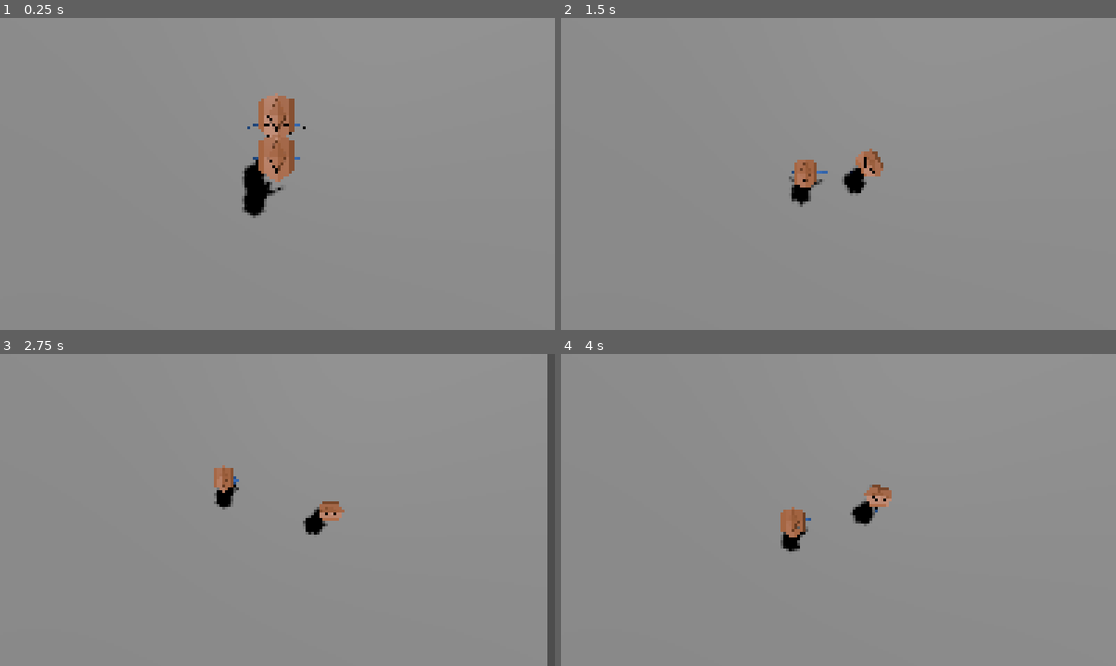
Above: before the commit, frames 1-4 (two rows, left to right).
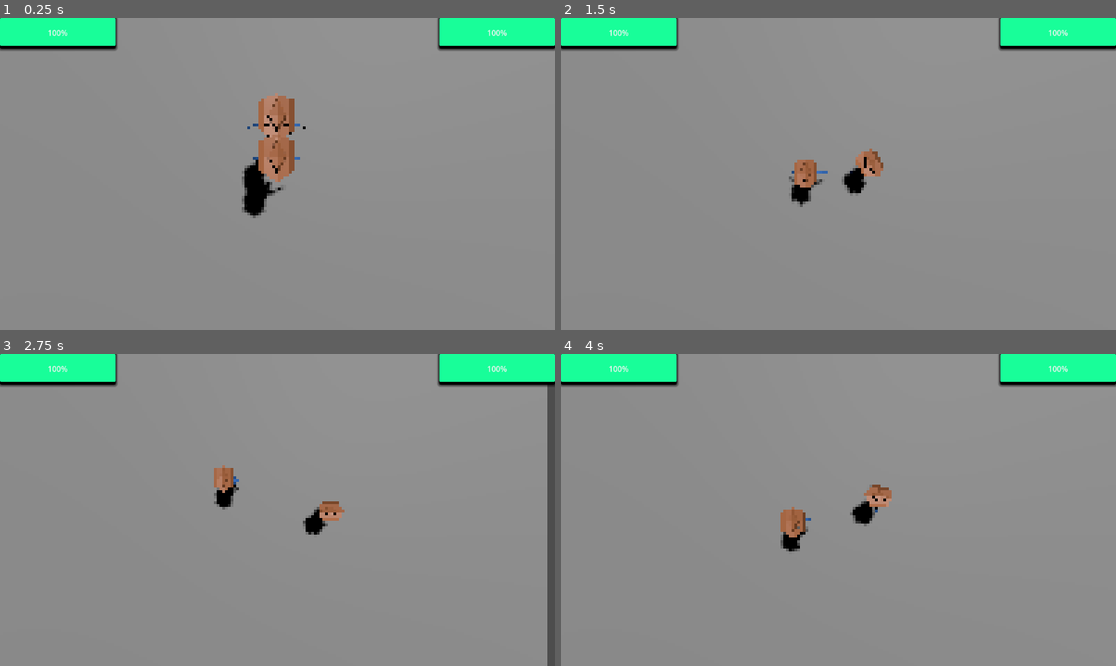
Above: after the commit, the same moments.

Repository: jalvarez2016/This-world-is-too-tiny-for-both-of-us
Game: Godot game, scene res://world test/world.tscn
The game is run twice, just before and just after one commit, with the same random seed, the same clock (stepped at 60 frames per second) and the same inputs.
Inputs (mouse positions are in pixels of both pictures, inside the frame that each line leads up to):
- Up to frame 1 (0.25 s): no input
- Up to frame 2 (1.5 s): tap Enter (ui_accept) at 0.5, 0.77 s; move the mouse to (960, 158) at 0.52 s; hold Right (ui_right_two) 0.53-1.28 s; hold F 0.53-1.28 s; click (960, 158) at 0.67 s; move the mouse to (727, 189) at 1.27 s; hold Down (ui_down_two) from 1.28 s (still down); tap Q at 1.35 s
- Up to frame 3 (2.75 s): tap Enter (ui_accept) at 1.52 s; move the mouse to (333, 441) at 2.02 s; release Down (ui_down_two) at 2.03 s; hold Right (ui_right_two) from 2.03 s (still down); tap Space at 2.1 s
- Up to frame 4 (4 s): move the mouse to (810, 572) at 2.77 s; release Right (ui_right_two) at 2.78 s; hold Up (ui_up_two) 2.78-3.53 s; tap F at 2.85 s; click (810, 572) at 2.92 s; tap Enter (ui_accept) at 3.02, 3.77 s; move the mouse to (1005, 556) at 3.52 s; hold Left (ui_left_two) from 3.53 s (still down); hold Q from 3.53 s (still down)

The runs differ from the first frame. In frame 1, 4.4% of the frame differs, in the area x 0-100%, y 0-11%; in frame 2, 4.4%; in frame 3, 4.4%; in frame 4, 4.4%.

Commit message:
added hp bars and updated ui when hit

Diff:
--- a/players/character_body_3d.gd
+++ b/players/character_body_3d.gd
@@ -9,13 +9,16 @@
 @onready var right_fist = $BasicDude/Armature/Skeleton3D/RightHand/Node3D2/Area3D
 @onready var hit_box =$HitBox
 @onready var state_machine = animation.get("parameters/playback")
+@export var gravity := 10.0
 
-@export var gravity := 10.0
+signal health_changed(new_health: int)
 
 var SPEED = 2.0
 var jump_force = 7
 var angular_acceleration := 5
 var health = 100
+var max_health = 100
+
 var current_status = "Idle"
 
 var enemy_fist = null
@@ -119,7 +122,6 @@
 
 func heal():
 	if health <= 84:
-
 			if health + 16 > 100:
 				health = 100
 			else:
@@ -132,7 +134,10 @@
 func _on_hit_box_area_entered(area: Area3D) -> void:
 
 	if area.is_in_group(enemy_fist) and area.current_status == "punching":
+
 		health -= 4
+		max_health = clamp(health - 4, 0, max_health)
+		emit_signal("health_changed", health)
 		current_scale -= 0.1
 		if current_scale == 3:
 			SPEED = 6.0
--- a/players/player.tscn
+++ b/players/player.tscn
@@ -1231,7 +1231,7 @@
 bones/2/rest = Transform3D(1, 2.13163e-14, -1.33227e-14, -2.13163e-14, 1, 1.69536e-21, 1.33227e-14, -1.69536e-21, 1, 0, 0.71378, 2.38419e-07)
 bones/2/enabled = true
 bones/2/position = Vector3(0, 0.71378, 2.38419e-07)
-bones/2/rotation = Quaternion(-0.389711, -1.6744e-08, 1.14159e-08, 0.920937)
+bones/2/rotation = Quaternion(-0.445901, -2.67888e-08, 1.82646e-08, 0.895082)
 bones/2/scale = Vector3(1, 1, 1)
 bones/3/name = "Forearm.L"
 bones/3/parent = 2
@@ -1259,7 +1259,7 @@
 bones/6/rest = Transform3D(1, 7.10543e-15, -3.37707e-08, -7.10543e-15, 1, 7.14173e-22, 3.37707e-08, -4.74217e-22, 1, -1.42109e-14, 0.71378, 2.38419e-07)
 bones/6/enabled = true
 bones/6/position = Vector3(-1.42109e-14, 0.71378, 2.38419e-07)
-bones/6/rotation = Quaternion(-0.389711, 1.19359e-09, -1.79964e-08, 0.920937)
+bones/6/rotation = Quaternion(-0.445901, 1.16751e-08, -2.57937e-08, 0.895082)
 bones/6/scale = Vector3(1, 1, 1)
 bones/7/name = "Forearm.R"
 bones/7/parent = 6
@@ -1300,7 +1300,7 @@
 bones/12/parent = -1
 bones/12/rest = Transform3D(-3.57628e-07, 5.96046e-08, -1, -5.96046e-08, 1, 5.96046e-08, 1, 5.96046e-08, -3.57628e-07, 0, 1.71764, 0)
 bones/12/enabled = true
-bones/12/position = Vector3(0, 1.71389, 0)
+bones/12/position = Vector3(0, 1.6836, 0)
 bones/12/rotation = Quaternion(2.51214e-15, -0.707107, -4.21468e-08, 0.707107)
 bones/12/scale = Vector3(1, 1, 1)
 bones/13/name = "Hip.R"
@@ -1330,7 +1330,7 @@
 skin = SubResource("Skin_lk5vn")
 
 [node name="LeftHand" type="BoneAttachment3D" parent="BasicDude/Armature/Skeleton3D"]
-transform = Transform3D(2.81538e-07, 0.69625, 0.717799, -3.81244e-10, -0.717799, 0.69625, 1, -1.96294e-07, -2.01822e-07, 2.3529, -0.815883, -5.29391e-07)
+transform = Transform3D(2.97545e-07, 0.602345, 0.798236, 8.62698e-09, -0.798236, 0.602345, 1, -1.72339e-07, -2.42708e-07, 2.13183, -1.00525, -4.72994e-07)
 bone_name = "Forearm.L.001"
 bone_idx = 4
 
@@ -1344,7 +1344,7 @@
 shape = SubResource("SphereShape3D_wu7mp")
 
 [node name="RightHand" type="BoneAttachment3D" parent="BasicDude/Armature/Skeleton3D"]
-transform = Transform3D(-2.82722e-07, -0.69625, -0.717799, 3.81038e-10, -0.717799, 0.69625, -1, 1.96572e-07, 2.03203e-07, -2.3529, -0.815883, 7.98257e-07)
+transform = Transform3D(-2.66715e-07, -0.602345, -0.798236, -8.62733e-09, -0.798236, 0.602345, -1, 1.67541e-07, 2.07705e-07, -2.13183, -1.00525, 7.29912e-07)
 bone_name = "Forearm.R.001"
 bone_idx = 8
 
--- a/world test/world.gd
+++ b/world test/world.gd
@@ -8,10 +8,19 @@
 @onready var player_two_spown = $Marker3D2
 var player_two_keys = ["ui_left_two", "ui_right_two", "ui_up_two", "ui_down_two","ui_jump_two","ui_punch_two"]
 
+
+@onready var player1Hp = $CanvasLayer/player1Hp
+@onready var player2Hp = $CanvasLayer/player2Hp
+
+# real time updates ui hp bar
+func player_one_health_changed(new_health: int) -> void:
+	player1Hp.value = new_health
+func player_two_health_changed(new_health: int) -> void:
+	player2Hp.value = new_health
+
 func _ready() -> void:
 	var player_one = scene.instantiate()
 	player_one.setPlayerKeys(player_one_keys, "player_one_fist", "player_two_fist")
-
 	player_one.transform = player_one_spown.global_transform
 	player_one.add_to_group("player_one")
 	player_one.scale = Vector3(4,4,4)
@@ -23,6 +32,17 @@
 	player_two.transform = player_two_spown.global_transform
 	player_two.scale = Vector3(4,4,4)
 	add_child(player_two)
+	camera_setup_timer.start()
+	#player_one.setPlayerKeys("ui_left_two", "ui_right	_two", "ui_up_two", "ui_down_two")
+
 	AudioController.play_music()
-	camera_setup_timer.start()
-	#player_one.setPlayerKeys("ui_left_two", "ui_right_two", "ui_up_two", "ui_down_two")
+
+	# inits progress bar setting curr hp to max hp
+	player1Hp.max_value = player_one.max_health
+	player1Hp.value = player_one.health
+	player2Hp.max_value = player_two.max_health
+	player2Hp.value = player_two.health
+
+	# connect function calls when player hp changes
+	player_one.health_changed.connect(player_one_health_changed)
+	player_two.health_changed.connect(player_two_health_changed)
--- a/world test/world.tscn
+++ b/world test/world.tscn
@@ -12,12 +12,33 @@
 [sub_resource type="ConcavePolygonShape3D" id="ConcavePolygonShape3D_i5ya7"]
 data = PackedVector3Array(-50, 0.1, 50, 50, 0.1, 50, -50, -0.1, 50, 50, 0.1, 50, 50, -0.1, 50, -50, -0.1, 50, 50, 0.1,  …(428 unchanged characters)…
 
+[sub_resource type="StyleBoxFlat" id="StyleBoxFlat_i5ya7"]
+bg_color = Color(0.988066, 0.00905436, 0.448837, 1)
+border_width_bottom = 6
+border_color = Color(0, 0, 0, 1)
+corner_radius_top_left = 3
+corner_radius_top_right = 3
+corner_radius_bottom_right = 3
+corner_radius_bottom_left = 3
+expand_margin_bottom = 3.0
+shadow_size = 6
+
+[sub_resource type="StyleBoxFlat" id="StyleBoxFlat_xupa4"]
+bg_color = Color(0.0941176, 0.996078, 0.6, 1)
+border_width_bottom = 3
+border_color = Color(0, 0, 0, 1)
+corner_radius_top_left = 3
+corner_radius_top_right = 3
+corner_radius_bottom_right = 3
+corner_radius_bottom_left = 3
+shadow_size = 3
+
 [node name="World" type="Node3D" node_paths=PackedStringArray("camera_setup_timer")]
 script = ExtResource("1_2hu7o")
 camera_setup_timer = NodePath("MainCamera/CameraTimer")
 
 [node name="DirectionalLight3D" type="DirectionalLight3D" parent="."]
-transform = Transform3D(-0.866025, -0.433013, 0.25, 0, 0.5, 0.866025, -0.5, 0.75, -0.433013, 0, 0, 0)
+transform = Transform3D(-0.866025, -0.433013, 0.25, 0, 0.5, 0.866025, -0.5, 0.75, -0.433013, -3.71809, -0.74498, 3.14283)
 shadow_enabled = true
 
 [node name="MainCamera" type="Camera3D" parent="." node_paths=PackedStringArray("phantom_camera")]
@@ -105,5 +126,25 @@
 [node name="PhantomCamera3D" parent="." instance=ExtResource("4_i3kq0")]
 transform = Transform3D(1, 0, 0, 0, -4.37114e-08, 1, 0, -1, -4.37114e-08, 0, 25, 3)
 
+[node name="CanvasLayer" type="CanvasLayer" parent="."]
+
+[node name="player1Hp" type="ProgressBar" parent="CanvasLayer"]
+offset_right = 240.0
+offset_bottom = 61.0
+theme_override_styles/background = SubResource("StyleBoxFlat_i5ya7")
+theme_override_styles/fill = SubResource("StyleBoxFlat_xupa4")
+value = 100.0
+
+[node name="player2Hp" type="ProgressBar" parent="CanvasLayer"]
+anchors_preset = 1
+anchor_left = 1.0
+anchor_right = 1.0
+offset_left = -240.0
+offset_bottom = 61.0
+grow_horizontal = 0
+theme_override_styles/background = SubResource("StyleBoxFlat_i5ya7")
+theme_override_styles/fill = SubResource("StyleBoxFlat_xupa4")
+value = 100.0
+
 [connection signal="timeout" from="MainCamera/CameraTimer" to="MainCamera" method="_on_timer_timeout"]
 [connection signal="timeout" from="HealthPackSpawnTimer" to="HealthPackSpawn" method="_on_health_pack_spawn_timer_timeout"]
Not shown: 1 places in world test/world.tscn that only renumber resources
